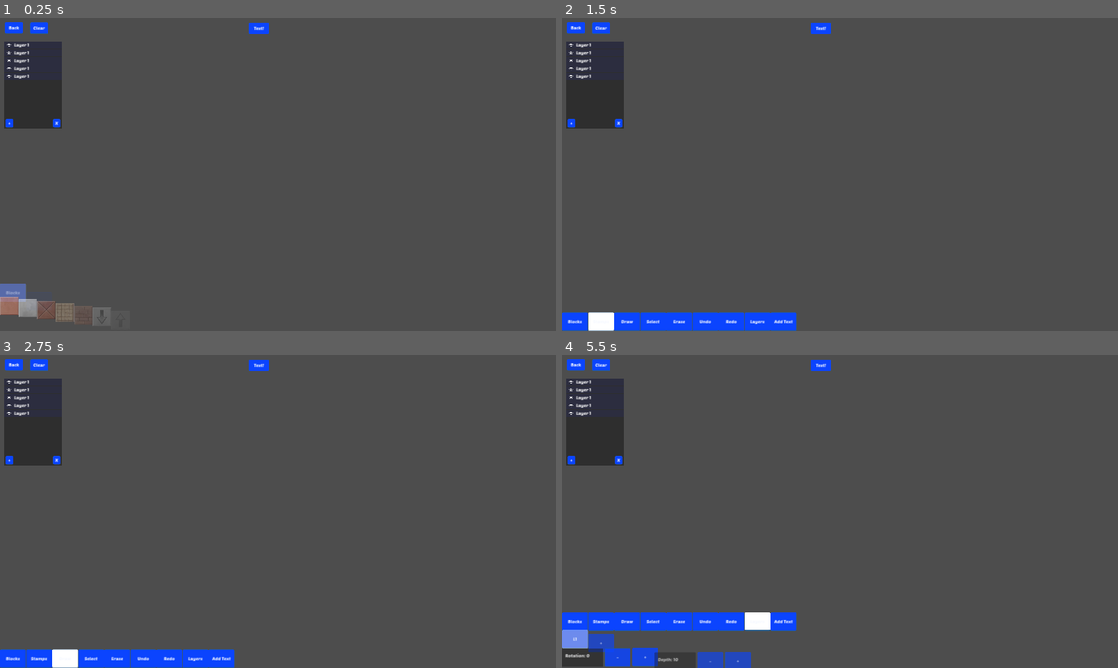
Above: before the commit, frames 1-4 (two rows, left to right).
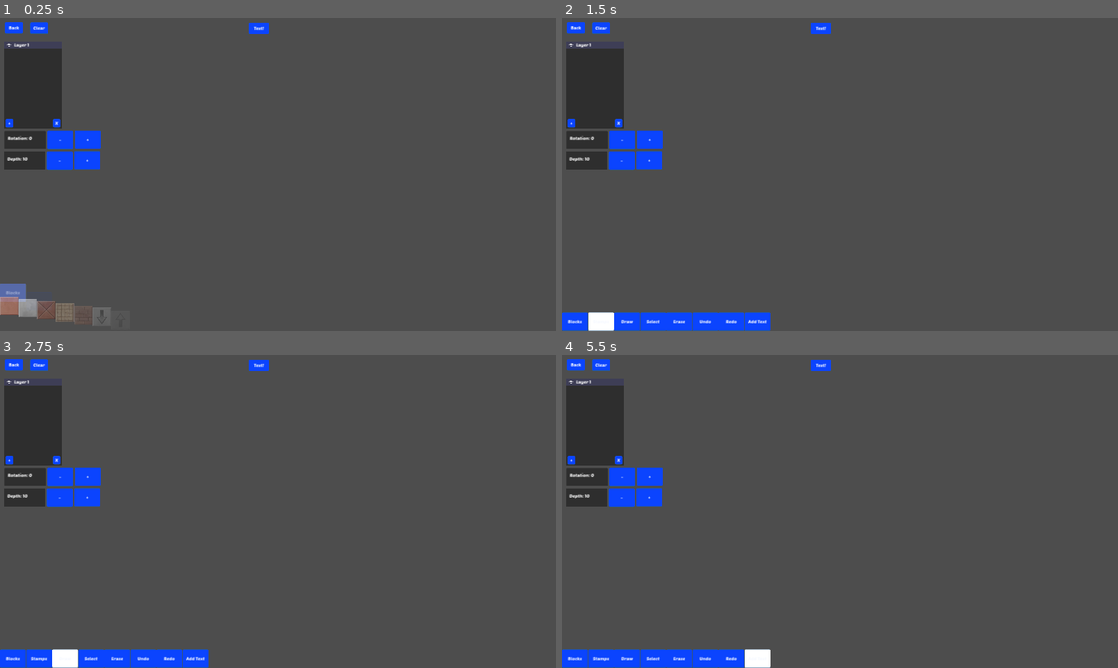
Above: after the commit, the same moments.

Repository: jacob-grahn/platform-racing-4
Game: Godot game, scene res://pages/editor/Editor.tscn
Same seed, same stepped clock (60 frames per second), same inputs: the game is played once before the commit and once after it. This scene is started directly instead of the project's main scene.
Inputs (mouse positions are in pixels of both pictures, inside the frame that each line leads up to):
- Up to frame 1 (0.25 s): no input
- Up to frame 2 (1.5 s): click "Blocks" at 0.5 s; click "Stamps" at 1.25 s
- Up to frame 3 (2.75 s): click "Draw" at 2 s
- Up to frame 4 (5.5 s): click "Select" at 2.75 s; click "Undo" at 3.5 s; click "Redo" at 4.25 s; click (756, 658) at 5 s, where only the run before the commit has a clickable "Layers"

The runs differ from the first frame. In frame 1, 2.0% of the frame differs, in the area x 0-19%, y 10-49%; in frame 2, 2.3%; in frame 3, 2.3%; in frame 4, 7.3%, in the area x 0-43%, y 10-100%.

Commit message:
slightly more functional layer panel

Diff:
--- a/client/layers/Layers.gd
+++ b/client/layers/Layers.gd
@@ -1,4 +1,6 @@
 extends Node2D
+
+var target_layer: String = ""
 
 
 func init(tiles: Tiles) -> void:
@@ -9,3 +11,16 @@
 func clear() -> void:
 	for layer in get_children():
 		layer.queue_free()
+
+
+func set_target_layer(layer_name: String) -> void:
+	target_layer = layer_name
+
+
+func get_target_layer() -> String:
+	if get_child_count() == 0:
+		target_layer = ""
+		return target_layer
+	if target_layer == "" || !get_node(target_layer):
+		target_layer = get_child(0).name
+	return target_layer
--- a/client/pages/editor/Editor.gd
+++ b/client/pages/editor/Editor.gd
@@ -6,7 +6,7 @@
 var save_file_path: String = save_dir + "/current-level.json"
 var default_level: Dictionary = {
 	"layers": [{
-		"name": "L1",
+		"name": "Layer 1",
 		"chunks": [],
 		"rotation": 0,
 		"depth": 10
@@ -19,6 +19,7 @@
 @onready var level_decoder = $LevelDecoder
 @onready var editor_menu = $UI/EditorMenu
 @onready var layers = $Layers
+@onready var layer_panel = $UI/LayerPanel
 
 static var current_level: Dictionary
 
@@ -39,6 +40,7 @@
 
 	tiles.init_defaults()
 	layers.init(tiles)
+	layer_panel.set_layers(layers)
 
 
 func _on_back_pressed():
--- a/client/pages/editor/EditorEvents.gd
+++ b/client/pages/editor/EditorEvents.gd
@@ -14,6 +14,7 @@
 const ADD_LAYER = 'add_layer'
 const ADD_USERTEXT = 'add_usertext'
 const ROTATE_LAYER = 'rotate_layer'
+const DELETE_LAYER = 'delete_layer'
 const LAYER_DEPTH = 'layer_depth'
 const UNDO = 'undo'
 
@@ -24,6 +25,7 @@
 func _ready():
 	get_node("../UI/Cursor").connect("level_event", _on_level_event)
 	get_node("../UI/EditorMenu").connect("level_event", _on_level_event)
+	get_node("../UI/LayerPanel").connect("level_event", _on_level_event)
 
 
 func _on_level_event(event: Dictionary) -> void:
--- a/client/pages/editor/Penciler.gd
+++ b/client/pages/editor/Penciler.gd
@@ -28,6 +28,11 @@
 		layer.layer = 10
 		layers.add_child(layer)
 		layer.init(get_parent().tiles)
+	if event.type == EditorEvents.DELETE_LAYER:
+		var layer = layers.get_node(event.name)
+		if layer:
+			layers.remove_child(layer)
+			layer.queue_free()
 	if event.type == EditorEvents.ADD_USERTEXT:
 		var usertextboxes: Node2D = layers.get_node(event.layer_name + "/UserTextboxes")
 		var usertextbox_scene: PackedScene = preload("res://pages/editor/menu/UserTextbox.tscn")
--- a/client/pages/editor/cursors/BlockCursor.gd
+++ b/client/pages/editor/cursors/BlockCursor.gd
@@ -4,6 +4,7 @@
 
 var block_id: int = 0
 @onready var slider_menu: Node2D = get_node("../../EditorMenu")
+@onready var layers = get_node("../../../Layers")
 
 
 func _ready():
@@ -21,8 +22,7 @@
 
 
 func on_drag():
-	var layer_name = get_parent().layer_name
-	var layer: ParallaxBackground = get_node("../../../Layers/"+layer_name)
+	var layer: ParallaxBackground = layers.get_node(layers.get_target_layer())
 	var tilemap: TileMap = layer.get_node("TileMap")
 	var camera: Camera2D = get_viewport().get_camera_2d()
 	var mouse_position = tilemap.get_local_mouse_position() + camera.get_screen_center_position() - (camera.get_screen_center_position() * (1/layer.follow_viewport_scale))
@@ -32,7 +32,7 @@
 	if atlas_coords != existing_atlas_coords:
 		emit_signal("level_event", {
 			"type": EditorEvents.SET_TILE,
-			"layer_name": get_parent().layer_name,
+			"layer_name": layers.get_target_layer(),
 			"coords": coords,
 			"block_id": block_id,
 		})
--- a/client/pages/editor/cursors/Cursor.gd
+++ b/client/pages/editor/cursors/Cursor.gd
@@ -12,7 +12,6 @@
 var using_gui = false
 var mouse_down = false
 var current_cursor: Node2D
-var layer_name: String = "L1"
 
 
 func _ready():
@@ -43,7 +42,6 @@
 
 
 func _on_control_event(event: Dictionary) -> void:
-	print("Cursor::_on_control_event ", event)
 	if event.type == EditorEvents.SELECT_TOOL:
 		$Control.mouse_filter = 0
 		if event.tool == "blocks":
@@ -55,8 +53,6 @@
 		if event.tool == "add text":
 			current_cursor = usertext_cursor
 			$Control.mouse_filter = 1
-	if event.type == EditorEvents.SELECT_LAYER:
-		layer_name = event.layer_name
 
 
 func _on_subcursor_event(event: Dictionary) -> void:
--- a/client/pages/editor/cursors/DrawCursor.gd
+++ b/client/pages/editor/cursors/DrawCursor.gd
@@ -5,12 +5,12 @@
 var current_line: Line2D
 var current_point: Vector2i
 var optimization_epsilon: float = 1.0 # bigger = more line optimization
+@onready var layers = get_node("../../../Layers")
 
 
 func on_mouse_down():
 	if !current_line:
-		var layer_name = get_parent().layer_name
-		var layer: ParallaxBackground = get_node("../../../Layers/"+layer_name)
+		var layer: ParallaxBackground = layers.get_node(layers.get_target_layer())
 		var lines: Node2D = layer.get_node("Lines")
 		var camera: Camera2D = get_viewport().get_camera_2d()
 		var mouse_position = lines.get_local_mouse_position() + camera.get_screen_center_position() - (camera.get_screen_center_position() * (1/layer.follow_viewport_scale))
@@ -25,8 +25,7 @@
 
 func on_drag():
 	if current_line:
-		var layer_name = get_parent().layer_name
-		var layer: ParallaxBackground = get_node("../../../Layers/"+layer_name)
+		var layer: ParallaxBackground = layers.get_node(layers.get_target_layer())
 		var lines: Node2D = layer.get_node("Lines")
 		var camera: Camera2D = get_viewport().get_camera_2d()
 		var mouse_position = lines.get_local_mouse_position() + camera.get_screen_center_position() - (camera.get_screen_center_position() * (1/layer.follow_viewport_scale))
@@ -49,7 +48,7 @@
 		# Save the line
 		emit_signal("level_event", {
 			"type": EditorEvents.ADD_LINE,
-			"layer_name": get_parent().layer_name,
+			"layer_name": layers.get_target_layer(),
 			"position": current_line.position,
 			"points": simplified_points
 		})
--- a/client/pages/editor/cursors/EraseCursor.gd
+++ b/client/pages/editor/cursors/EraseCursor.gd
@@ -1,6 +1,8 @@
 extends Node2D
 
 signal level_event
+
+@onready var layers = get_node("../../../Layers")
 
 
 func on_mouse_down():
@@ -8,8 +10,7 @@
 
 
 func on_drag():
-	var layer_name = get_parent().layer_name
-	var layer: ParallaxBackground = get_node("../../../Layers/" + layer_name)
+	var layer: ParallaxBackground = layers.get_node(layers.get_target_layer())
 	var tilemap: TileMap = layer.get_node("TileMap")
 	var camera: Camera2D = get_viewport().get_camera_2d()
 	var mouse_position = tilemap.get_local_mouse_position() + camera.get_screen_center_position() - (camera.get_screen_center_position() * (1/layer.follow_viewport_scale))
@@ -18,7 +19,7 @@
 	if atlas_coords != Vector2i(-1, -1):
 		emit_signal("level_event", {
 			"type": EditorEvents.SET_TILE,
-			"layer_name": get_parent().layer_name,
+			"layer_name": layers.get_target_layer(),
 			"coords": coords,
 			"block_id": 0
 		})
--- a/client/pages/editor/cursors/UserTextCursor.gd
+++ b/client/pages/editor/cursors/UserTextCursor.gd
@@ -3,11 +3,11 @@
 signal level_event
 
 var current_usertextbox: TextEdit
+@onready var layers = get_node("../../../Layers")
 
 
 func on_mouse_down():
-	var layer_name = get_parent().layer_name
-	var layer: ParallaxBackground = get_node("../../../Layers/"+layer_name)
+	var layer: ParallaxBackground = layers.get_node(layers.get_target_layer())
 	var textboxes: Node2D = layer.get_node("UserTextboxes")
 	var camera: Camera2D = get_viewport().get_camera_2d()
 	var mouse_position = textboxes.get_local_mouse_position() + camera.get_screen_center_position() - (camera.get_screen_center_position() * (1/layer.follow_viewport_scale))
@@ -18,7 +18,7 @@
 
 	emit_signal("level_event", {
 		"type": EditorEvents.ADD_USERTEXT,
-		"layer_name": get_parent().layer_name,
+		"layer_name": layers.get_target_layer(),
 		"position": mouse_position.round(),
 		"usertext": "Text!",
 		"font": usertextbox_font,
--- a/client/pages/editor/layer_panel/LayerPanel.gd
+++ b/client/pages/editor/layer_panel/LayerPanel.gd
@@ -1,15 +1,34 @@
 extends Node2D
+
+signal level_event
+signal control_event
 
 const LAYER = preload("res://layers/Layer.tscn")
 const LAYER_ROW = preload("res://pages/editor/layer_panel/LayerRow.tscn")
 
 var layers: Node2D
 @onready var row_holder = $ScrollContainer/RowHolder
+@onready var new_button = $NewButton
+@onready var delete_button = $DeleteButton
+@onready var rotation_picker = $RotationPicker
+@onready var depth_picker = $DepthPicker
 
 
 func _ready():
-	pass
+	new_button.pressed.connect(_new_pressed)
+	delete_button.pressed.connect(_delete_pressed)
 
+	rotation_picker.text = "Rotation"
+	rotation_picker.min = -180
+	rotation_picker.max = 180
+	rotation_picker.step = 10
+	rotation_picker.connect("value_change", _rotation_change)
+
+	depth_picker.text = "Depth"
+	depth_picker.min = 1
+	depth_picker.max = 16
+	depth_picker.step = 1
+	depth_picker.connect("value_change", _depth_change)
 
 func set_layers(layers_: Node2D) -> void:
 	layers = layers_
@@ -24,8 +43,65 @@
 		row.position.y = row_holder.get_child_count() * 50
 		row.get_node("Label").text = layer.name
 		row_holder.add_child(row)
+		var button = row.get_node("Button")
+		button.pressed.connect(_row_pressed.bind(layer.name))
+		if layers.get_target_layer() == layer.name:
+			button.button_pressed = true
+	update_pickers()
+
+
+func update_pickers() -> void:
+	var layer = layers.get_node(layers.get_target_layer())
+	depth_picker.set_value(round(layer.follow_viewport_scale * 10))
+	rotation_picker.set_value(round(layer.get_node("TileMap").rotation_degrees))
 
 
 func clear() -> void:
 	for child in row_holder.get_children():
 		child.queue_free()
+
+
+func _new_pressed():
+	var i = layers.get_child_count() + 1
+	var new_name = "Layer " + str(i)
+	while(layers.get_node(new_name)):
+		i += 1
+		new_name = "Layer " + str(i)
+	emit_signal("level_event", {
+		"type": EditorEvents.ADD_LAYER,
+		"name": new_name
+	})
+	call_deferred("render")
+
+
+func _delete_pressed():
+	emit_signal("level_event", {
+		"type": EditorEvents.DELETE_LAYER,
+		"name": layers.get_target_layer()
+	})
+	call_deferred("render")
+
+
+func _row_pressed(layer_name: String):
+	layers.set_target_layer(layer_name)
+	emit_signal("control_event", {
+		"type": EditorEvents.SELECT_LAYER,
+		"layer_name": layer_name
+	})
+	update_pickers()
+
+
+func _rotation_change(rotation):
+	emit_signal("level_event", {
+		"type": EditorEvents.ROTATE_LAYER,
+		"layer_name": layers.get_target_layer(),
+		"rotation": rotation
+	})
+
+
+func _depth_change(depth):
+	emit_signal("level_event", {
+		"type": EditorEvents.LAYER_DEPTH,
+		"layer_name": layers.get_target_layer(),
+		"depth": depth
+	})
--- a/client/pages/editor/layer_panel/LayerPanel.tscn
+++ b/client/pages/editor/layer_panel/LayerPanel.tscn
@@ -1,8 +1,9 @@
-[gd_scene load_steps=4 format=3 uid="uid://cntljr72fl7i0"]
+[gd_scene load_steps=5 format=3 uid="uid://cntljr72fl7i0"]
 
 [ext_resource type="Theme" uid="uid://cf25w553mynfo" path="res://theme.tres" id="1_qwtjx"]
 [ext_resource type="Script" path="res://pages/editor/layer_panel/LayerPanel.gd" id="1_vw7vn"]
 [ext_resource type="PackedScene" uid="uid://cfsddu7uhkrp5" path="res://pages/editor/layer_panel/LayerRow.tscn" id="2_urqxs"]
+[ext_resource type="PackedScene" uid="uid://c6hg56c7sf73m" path="res://pages/editor/layer_panel/NumberPicker.tscn" id="4_45vqc"]
 
 [node name="LayerPanel" type="Node2D"]
 script = ExtResource("1_vw7vn")
@@ -13,11 +14,11 @@
 
 [node name="ScrollContainer" type="ScrollContainer" parent="."]
 offset_right = 408.0
-offset_bottom = 600.0
+offset_bottom = 520.0
 horizontal_scroll_mode = 0
 
 [node name="RowHolder" type="VBoxContainer" parent="ScrollContainer"]
-custom_minimum_size = Vector2(400, 600)
+custom_minimum_size = Vector2(400, 520)
 layout_mode = 2
 
 [node name="LayerRow2" parent="ScrollContainer/RowHolder" instance=ExtResource("2_urqxs")]
@@ -50,3 +51,9 @@
 offset_bottom = 590.0
 theme = ExtResource("1_qwtjx")
 text = "+"
+
+[node name="RotationPicker" parent="." instance=ExtResource("4_45vqc")]
+position = Vector2(3, 618)
+
+[node name="DepthPicker" parent="." instance=ExtResource("4_45vqc")]
+position = Vector2(0, 761)
--- a/client/pages/editor/layer_panel/LayerPanelTest.tscn
+++ b/client/pages/editor/layer_panel/LayerPanelTest.tscn
@@ -1,7 +1,8 @@
-[gd_scene load_steps=3 format=3 uid="uid://bm4vqknhbv88f"]
+[gd_scene load_steps=4 format=3 uid="uid://bm4vqknhbv88f"]
 
 [ext_resource type="Script" path="res://pages/editor/layer_panel/LayerPanelTest.gd" id="1_ep14u"]
 [ext_resource type="PackedScene" uid="uid://cntljr72fl7i0" path="res://pages/editor/layer_panel/LayerPanel.tscn" id="1_u5jcm"]
+[ext_resource type="PackedScene" uid="uid://5mtmnjtpkf4q" path="res://layers/Layers.tscn" id="3_lp45g"]
 
 [node name="LayerPanelTest" type="Node2D"]
 script = ExtResource("1_ep14u")
@@ -9,7 +10,8 @@
 [node name="LayerPanel" parent="." instance=ExtResource("1_u5jcm")]
 position = Vector2(400, 349)
 
-[node name="Layers" type="Node2D" parent="."]
+[node name="Layers" parent="." instance=ExtResource("3_lp45g")]
+position = Vector2(568, 1679)
 
 [node name="Art 1" type="ParallaxBackground" parent="Layers"]
 
--- a/client/pages/editor/layer_panel/LayerRow.tscn
+++ b/client/pages/editor/layer_panel/LayerRow.tscn
@@ -1,7 +1,14 @@
-[gd_scene load_steps=3 format=3 uid="uid://cfsddu7uhkrp5"]
+[gd_scene load_steps=6 format=3 uid="uid://cfsddu7uhkrp5"]
 
 [ext_resource type="Theme" uid="uid://cf25w553mynfo" path="res://theme.tres" id="1_w2du1"]
+[ext_resource type="ButtonGroup" uid="uid://6dt1bqvpamx1" path="res://pages/editor/layer_panel/layer_button_group.tres" id="2_o0rem"]
 [ext_resource type="Texture2D" uid="uid://csldj28jkpwjh" path="res://pages/editor/layer_panel/eye.png" id="2_o3boq"]
+
+[sub_resource type="StyleBoxFlat" id="StyleBoxFlat_0umvp"]
+bg_color = Color(0.172549, 0.172549, 0.247059, 1)
+
+[sub_resource type="StyleBoxFlat" id="StyleBoxFlat_1wiuq"]
+bg_color = Color(0.24122, 0.241305, 0.336642, 1)
 
 [node name="LayerRow" type="Control"]
 custom_minimum_size = Vector2(400, 50)
@@ -11,11 +18,22 @@
 offset_bottom = 50.0
 
 [node name="ColorRect" type="ColorRect" parent="."]
+visible = false
 custom_minimum_size = Vector2(400, 50)
 layout_mode = 0
 offset_right = 400.0
 offset_bottom = 50.0
 color = Color(0.172549, 0.176471, 0.247059, 1)
+
+[node name="Button" type="Button" parent="."]
+layout_mode = 0
+offset_right = 400.0
+offset_bottom = 50.0
+theme = ExtResource("1_w2du1")
+theme_override_styles/normal = SubResource("StyleBoxFlat_0umvp")
+theme_override_styles/pressed = SubResource("StyleBoxFlat_1wiuq")
+toggle_mode = true
+button_group = ExtResource("2_o0rem")
 
 [node name="Label" type="Label" parent="."]
 layout_mode = 2
--- a/client/pages/editor/menu/NumberPicker.gd
+++ b/client/pages/editor/layer_panel/NumberPicker.gd
@@ -1,10 +1,10 @@
-extends SliderItem
+extends Node2D
 
 signal value_change
 
-@onready var down_button = $Content/DownButton
-@onready var up_button = $Content/UpButton
-@onready var label = $Content/Label
+@onready var down_button = $DownButton
+@onready var up_button = $UpButton
+@onready var label = $Label
 
 var text: String = "Value"
 var value: int = 0
@@ -14,7 +14,6 @@
 
 
 func _ready():
-	super._ready()
 	up_button.connect("pressed", _on_up_button_pressed)
 	down_button.connect("pressed", _on_down_button_pressed)
 	_render()
@@ -40,10 +39,6 @@
 	label.text = text + ": " + str(value)
 
 
-func get_dimensions() -> Vector2:
-	return Vector2i(640, 128)
-
-
 func set_value(new_value: int) -> void:
 	value = new_value
 	_render()
--- /dev/null
+++ b/client/pages/editor/layer_panel/NumberPicker.tscn
@@ -0,0 +1,39 @@
+[gd_scene load_steps=3 format=3 uid="uid://c6hg56c7sf73m"]
+
+[ext_resource type="Theme" uid="uid://cf25w553mynfo" path="res://theme.tres" id="1_rlgcu"]
+[ext_resource type="Script" path="res://pages/editor/layer_panel/NumberPicker.gd" id="1_shofn"]
+
+[node name="NumberPicker" type="Node2D"]
+script = ExtResource("1_shofn")
+
+[node name="DownButton" type="Button" parent="."]
+clip_contents = true
+offset_left = 295.0
+offset_top = -2.0
+offset_right = 475.0
+offset_bottom = 126.0
+theme = ExtResource("1_rlgcu")
+text = "-"
+text_overrun_behavior = 1
+
+[node name="UpButton" type="Button" parent="."]
+clip_contents = true
+offset_left = 485.0
+offset_top = -4.0
+offset_right = 665.0
+offset_bottom = 124.0
+theme = ExtResource("1_rlgcu")
+text = "+"
+text_overrun_behavior = 1
+
+[node name="Panel" type="Panel" parent="."]
+offset_right = 284.0
+offset_bottom = 124.0
+
+[node name="Label" type="Label" parent="."]
+offset_left = 23.0
+offset_top = 29.0
+offset_right = 235.0
+offset_bottom = 95.0
+theme = ExtResource("1_rlgcu")
+text = "Rotation: 0"
--- /dev/null
+++ b/client/pages/editor/layer_panel/layer_button_group.tres
@@ -0,0 +1,5 @@
+[gd_resource type="ButtonGroup" format=3 uid="uid://6dt1bqvpamx1"]
+
+[resource]
+resource_local_to_scene = false
+resource_name = "layer_buttons"
--- a/client/pages/editor/menu/LayerControlRow.gd
+++ /dev/null
@@ -1,52 +0,0 @@
-extends SliderRow
-
-signal level_event
-
-const NUMBER_PICKER: PackedScene = preload("res://pages/editor/menu/NumberPicker.tscn")
-var layer_name: String = ""
-var rotation_picker: Node2D
-var depth_picker: Node2D
-
-
-func _ready():
-	rotation_picker = NUMBER_PICKER.instantiate()
-	rotation_picker.text = "Rotation"
-	rotation_picker.min = -180
-	rotation_picker.max = 180
-	rotation_picker.step = 10
-	rotation_picker.connect("value_change", _on_rotation_change)
-	add_slider(rotation_picker)
-
-	depth_picker = NUMBER_PICKER.instantiate()
-	depth_picker.text = "Depth"
-	depth_picker.min = 1
-	depth_picker.max = 16
-	depth_picker.step = 1
-	depth_picker.connect("value_change", _on_depth_change)
-	add_slider(depth_picker)
-
-	var cursor = get_node("../../../UI/Cursor")
-	set_layer_name(cursor.layer_name)
-
-
-func set_layer_name(new_layer_name: String) -> void:
-	layer_name = new_layer_name
-	var layer = get_node("../../../Layers/" + layer_name)
-	depth_picker.set_value(round(layer.follow_viewport_scale * 10))
-	rotation_picker.set_value(round(layer.get_node("TileMap").rotation_degrees))
-
-
-func _on_rotation_change(rotation):
-	emit_signal("level_event", {
-		"type": EditorEvents.ROTATE_LAYER,
-		"layer_name": layer_name,
-		"rotation": rotation
-	})
-
-
-func _on_depth_change(depth):
-	emit_signal("level_event", {
-		"type": EditorEvents.LAYER_DEPTH,
-		"layer_name": layer_name,
-		"depth": depth
-	})
--- a/client/pages/editor/menu/LayerControlRow.tscn
+++ /dev/null
@@ -1,6 +0,0 @@
-[gd_scene load_steps=2 format=3 uid="uid://o3n0t5nfmyqs"]
-
-[ext_resource type="Script" path="res://pages/editor/menu/LayerControlRow.gd" id="1_q52ec"]
-
-[node name="LayerControlRow" type="Node2D"]
-script = ExtResource("1_q52ec")
--- a/client/pages/editor/menu/LayerRow.gd
+++ /dev/null
@@ -1,82 +0,0 @@
-extends SliderRow
-class_name LayerRow
-
-signal level_event
-signal control_event
-
-static var selected_layer_name: String = "L1"
-
-@onready var layers = get_node("../../../Layers")
-@onready var editor = get_node("../../../")
-@onready var menu = get_node("../")
-
-const SLIDER_TEXT_BUTTON: PackedScene = preload("res://pages/editor/menu/SliderTextButton.tscn")
-const LAYER_CONTROL_ROW: PackedScene = preload("res://pages/editor/menu/LayerControlRow.tscn")
-var layer_names: Array = []
-var layer_control_row
-
-
-func _ready():
-	super._ready()
-
-	layer_control_row = LAYER_CONTROL_ROW.instantiate()
-	menu.add_row(layer_control_row)
-
-	render()
-
-
-func render():
-	# remove existing buttons
-	pos = Vector2i(0, 0)
-	for existing_button in get_children():
-		existing_button.queue_free()
-
-	# add a button for each layer
-	for layer in layers.get_children():
-		var layer_name = layer.name
-		var button = SLIDER_TEXT_BUTTON.instantiate()
-		add_slider(button)
-		button.set_label(layer_name)
-		button.connect("pressed", _on_pressed)
-
-	# add a button to add new layers
-	var button = SLIDER_TEXT_BUTTON.instantiate()
-	add_slider(button)
-	button.set_label("+")
-	button.connect("pressed", _on_new_pressed)
-
-	# select the currently active layer
-	select(selected_layer_name)
-	layer_control_row.layer_name = selected_layer_name
-
-
-func select(label: String) -> void:
-	selected_layer_name = label
-	layer_control_row.set_layer_name(selected_layer_name)
-	for button in get_children():
-		if button.get_label() == label:
-			button.set_focus(true)
-		else:
-			button.set_focus(false)
-
-
-func _on_pressed(label: String) -> void:
-	select(label)
-	emit_signal("control_event", {
-		"type": EditorEvents.SELECT_LAYER,
-		"layer_name": label
-	})
-
-
-func _on_new_pressed(label: String) -> void:
-	emit_signal("level_event", {
-		"type": EditorEvents.ADD_LAYER,
-		"name": "L" + str(layers.get_child_count() + 1)
-	})
-	call_deferred("render")
-
-
-func _exit_tree():
-	if layer_control_row:
-		layer_control_row.queue_free()
-		layer_control_row = null
--- a/client/pages/editor/menu/LayerRow.tscn
+++ /dev/null
@@ -1,6 +0,0 @@
-[gd_scene load_steps=2 format=3 uid="uid://brtk2r1g0dk55"]
-
-[ext_resource type="Script" path="res://pages/editor/menu/LayerRow.gd" id="1_h07wl"]
-
-[node name="LayerRow" type="Node2D"]
-script = ExtResource("1_h07wl")
--- a/client/pages/editor/menu/NumberPicker.tscn
+++ /dev/null
@@ -1,40 +0,0 @@
-[gd_scene load_steps=4 format=3 uid="uid://d4ee2umkl2ogn"]
-
-[ext_resource type="PackedScene" uid="uid://db2mwvyolxxpv" path="res://pages/editor/menu/SliderItem.tscn" id="1_n7pri"]
-[ext_resource type="Theme" uid="uid://cf25w553mynfo" path="res://theme.tres" id="2_axm3m"]
-[ext_resource type="Script" path="res://pages/editor/menu/NumberPicker.gd" id="2_svlra"]
-
-[node name="NumberPicker" instance=ExtResource("1_n7pri")]
-script = ExtResource("2_svlra")
-
-[node name="DownButton" type="Button" parent="Content" index="0"]
-clip_contents = true
-offset_left = 295.0
-offset_top = -2.0
-offset_right = 475.0
-offset_bottom = 126.0
-theme = ExtResource("2_axm3m")
-text = "-"
-text_overrun_behavior = 1
-
-[node name="UpButton" type="Button" parent="Content" index="1"]
-clip_contents = true
-offset_left = 485.0
-offset_top = -4.0
-offset_right = 665.0
-offset_bottom = 124.0
-theme = ExtResource("2_axm3m")
-text = "+"
-text_overrun_behavior = 1
-
-[node name="Panel" type="Panel" parent="Content" index="2"]
-offset_right = 284.0
-offset_bottom = 124.0
-
-[node name="Label" type="Label" parent="Content" index="3"]
-offset_left = 23.0
-offset_top = 29.0
-offset_right = 235.0
-offset_bottom = 95.0
-theme = ExtResource("2_axm3m")
-text = "Rotation: 0"
--- a/client/pages/editor/menu/ToolRow.gd
+++ b/client/pages/editor/menu/ToolRow.gd
@@ -3,9 +3,8 @@
 signal control_event
 
 const BLOCK_ROW: PackedScene = preload("res://pages/editor/menu/BlockRow.tscn")
-const LAYER_ROW: PackedScene = preload("res://pages/editor/menu/LayerRow.tscn")
 var TEXT_BUTTON: PackedScene = preload("res://pages/editor/menu/SliderTextButton.tscn")
-var button_labels = ["Blocks", "Stamps", "Draw", "Select", "Erase", "Undo", "Redo", "Layers", "Add Text"]
+var button_labels = ["Blocks", "Stamps", "Draw", "Select", "Erase", "Undo", "Redo", "Add Text"]
 var sub_row
 var menu
 
@@ -38,8 +37,6 @@
 
 	if label == "Blocks":
 		sub_row = BLOCK_ROW.instantiate()
-	if label == "Layers":
-		sub_row = LAYER_ROW.instantiate()
 
 	if sub_row:
 		sub_row.name = label
--- a/client/pages/game/Game.gd
+++ b/client/pages/game/Game.gd
@@ -46,7 +46,7 @@
 func activate():
 	layers.init(tiles)
 	tiles.activate_node($Layers)
-	var start_option = Start.get_next_start_option()
+	var start_option = Start.get_next_start_option(layers)
 	var character = CHARACTER.instantiate()
 	var layer = layers.get_node(start_option.layer_name)
 	var player_holder = layer.get_node("Players")
--- a/client/pages/tester/Tester.gd
+++ b/client/pages/tester/Tester.gd
@@ -22,7 +22,7 @@
 	level_decoder.decode(level, false)
 	layers.init(tiles)
 	tiles.activate_node($Layers)
-	var start_option = Start.get_next_start_option()
+	var start_option = Start.get_next_start_option(layers)
 	var character = CHARACTER.instantiate()
 	var layer = layers.get_node(start_option.layer_name)
 	var player_holder = layer.get_node("Players")
--- a/client/tiles/Start.gd
+++ b/client/tiles/Start.gd
@@ -25,7 +25,7 @@
 	start_options = []
 
 
-static func get_next_start_option() -> Dictionary:
+static func get_next_start_option(layers: Node2D) -> Dictionary:
 	if len(start_options) > 0:
 		var start_option = start_options[i]
 		i += 1
@@ -34,7 +34,7 @@
 		return start_option
 	else:
 		return {
-			"layer_name": "L1",
+			"layer_name": layers.get_target_layer(),
 			"coords": Vector2i(0, 0),
 			"tilemap": null,
 		}
